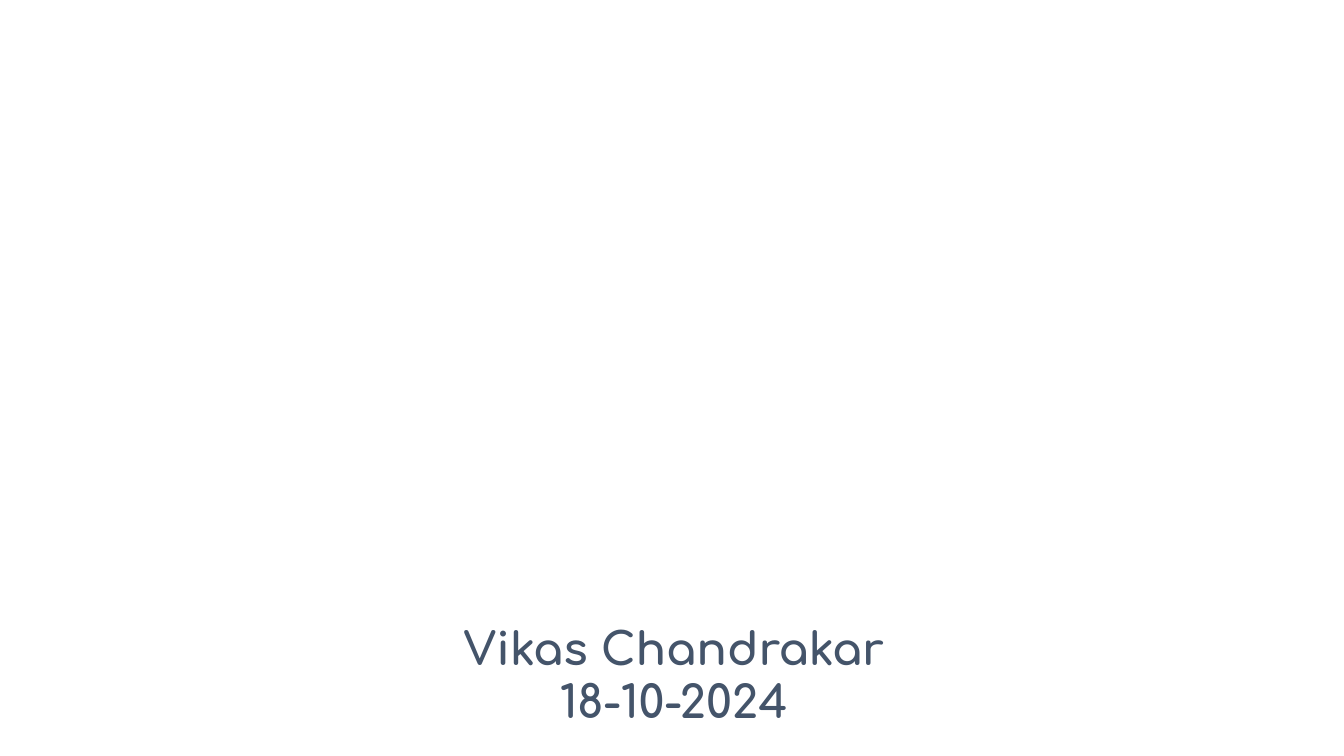
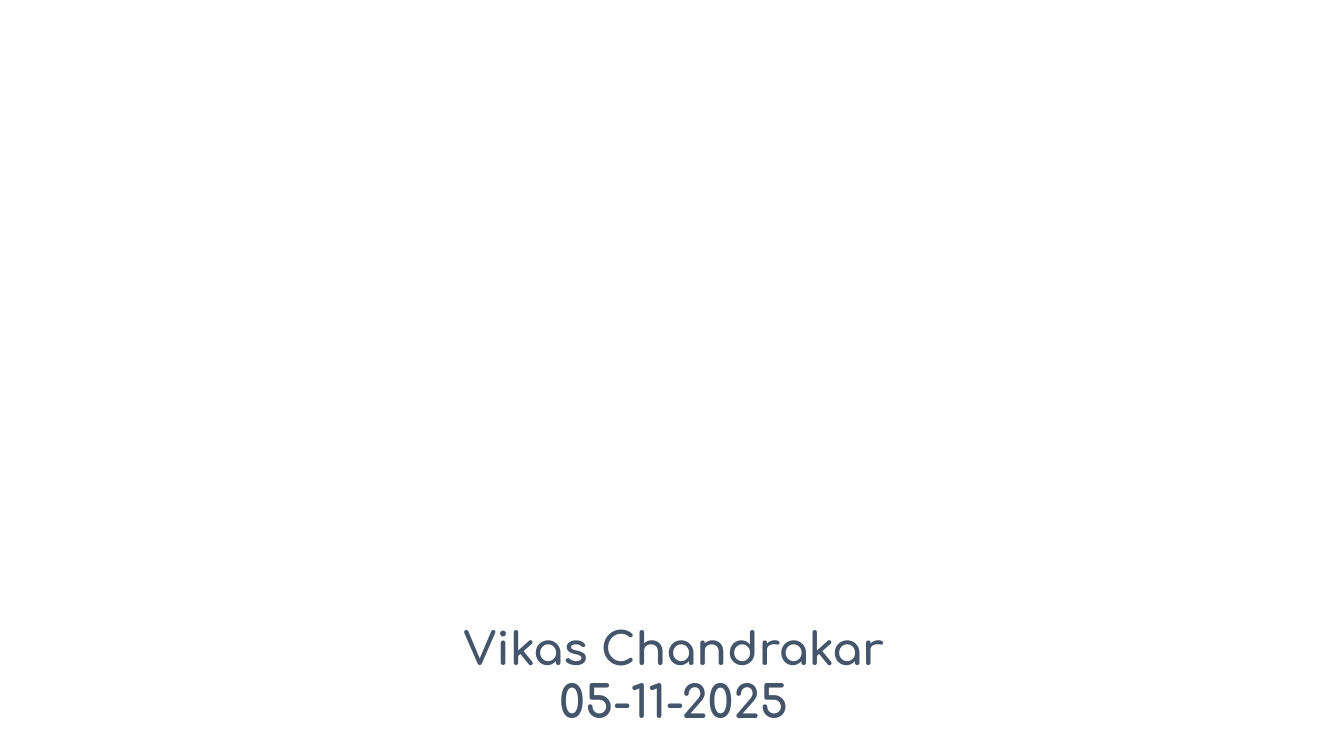
Before and after one commit to vikas9074122983/AstroSage_analysis_excel_dashboard_project, a slide deck: slide 22 of Atrosage_analysis_Vikas.pptx (slide 27 before the commit). Drawn at 1344x756 pixels with LibreOffice and Linux fonts; fonts in the diff are those of the drawing; background and template pictures are left out. Boxes give left, top, right and bottom in pixels: in the first picture for what was removed or moved away, otherwise in the second. Text is boxed around its words. In the diff, an @@ line names an element or a change of style, - is before the commit and + after.

```diff
--- a/Atrosage_analysis_Vikas.pptx
+++ b/Atrosage_analysis_Vikas.pptx
@@ text at <box>559,683,788,718</box>: text changed @@
-18-10-2024
+05-11-2025
```
Also in this commit, not shown: 19 other slides changed, 1 slide added, 6 slides removed, 2 other files.
